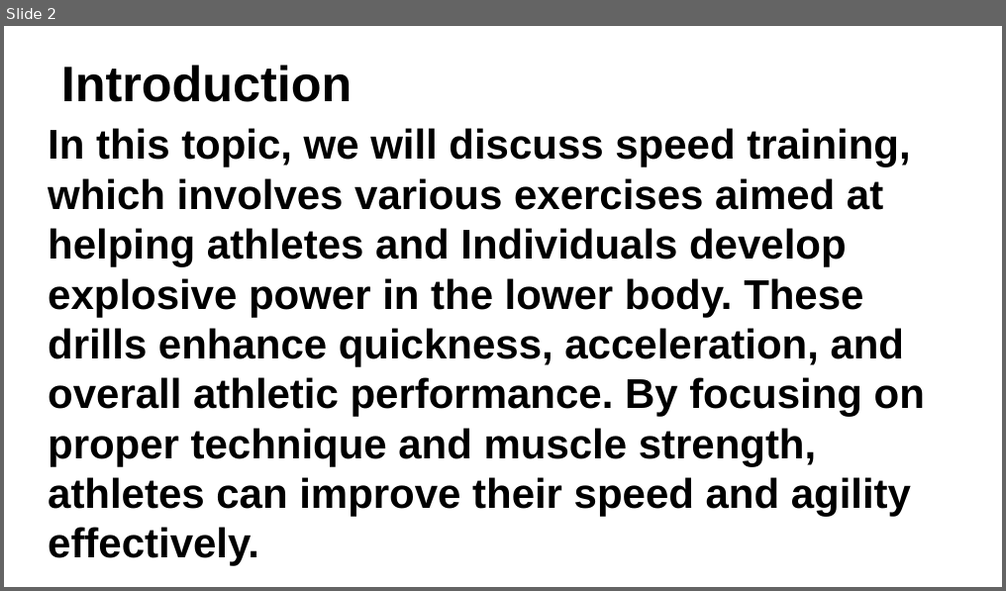
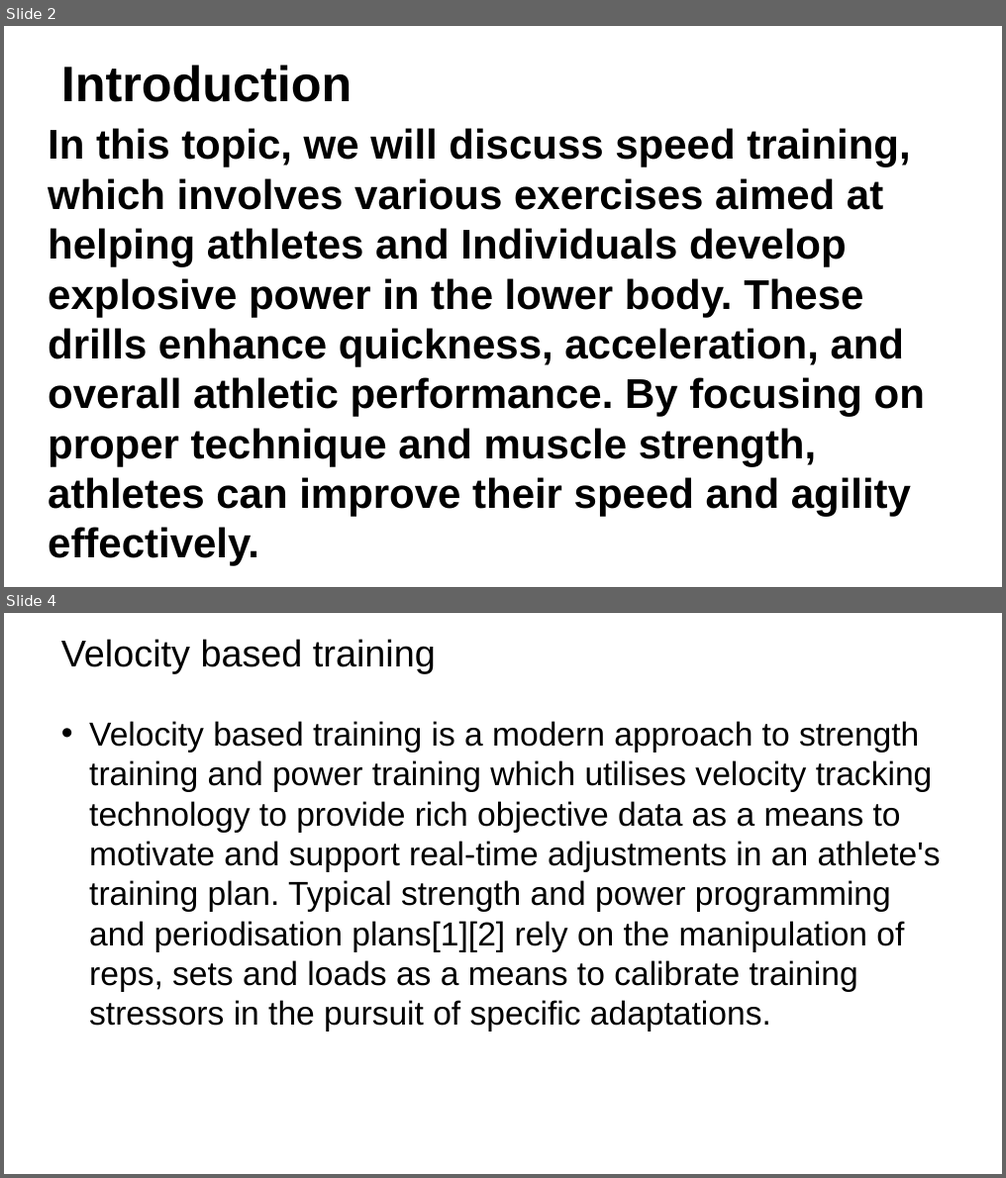
Before and after one commit to troy600/DSA, a slide deck: speedandtraining.pptx. Shown one above the other, each under a label of ours: slide 2 before the commit, slides 2 and 4 after it; the slides between them are not shown. The pictures are 1006x591 and 1006x1178 pixels, drawn with LibreOffice and Linux fonts; fonts in the diff are those of the drawing; background and template pictures are left out. Boxes give left, top, right and bottom in pixels: in the first picture for what was removed or moved away, otherwise in the second. Text is boxed around its words. In the diff, an @@ line names an element or a change of style, - is before the commit and + after.

Commit message:
uadded speed training still not enough

```diff
--- a/speedandtraining.pptx
+++ b/speedandtraining.pptx
@@ slide 4 added at [4,613,1002,1174], background picture (left out) @@
@@ title added at [61,639,436,674], 36 pt, text #000000 @@
+Velocity based training
@@ text added at [89,721,941,1032], 32 pt, text #000000 @@
+• Velocity based training is a modern approach to strength training and power training which utilises velocity tracking technology to provide rich objective data as a means to motivate and support real-time adjustments in an athlete's training plan. Typical strength and power programming and periodisation plans[1][2] rely on the manipulation of reps, sets and loads as a means to calibrate training stressors in the pursuit of specific adaptations.
```
Also in this commit, not shown: 13 other slides added.
